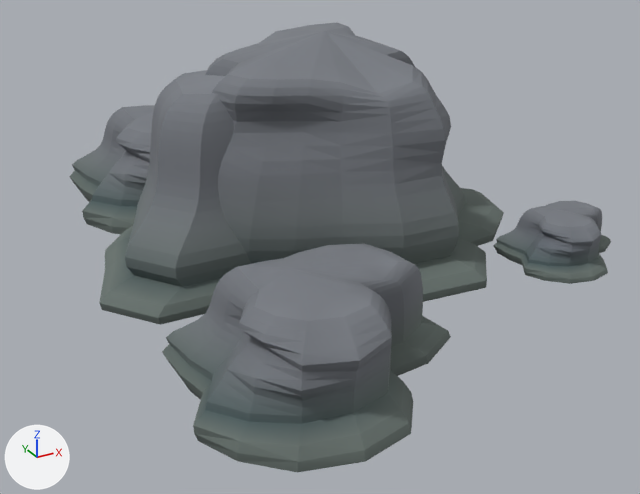
A saved change to the glTF model assets/environment/rocks/SM_SpringMaw.glb.
Before and after are seen from a 50 mm camera at (-7.83, -15.3, 6.88) aimed at (-0.14, -1.32, -0.11). Arrows for +X, +Y and +Z are at lower left; the lights stay in place. The older version comes first. Vertices at exactly the same position are counted once.

The first picture shows 'SM_Spring_MawN', 'SM_Spring_MawS', 'SM_Spring_Rim'.
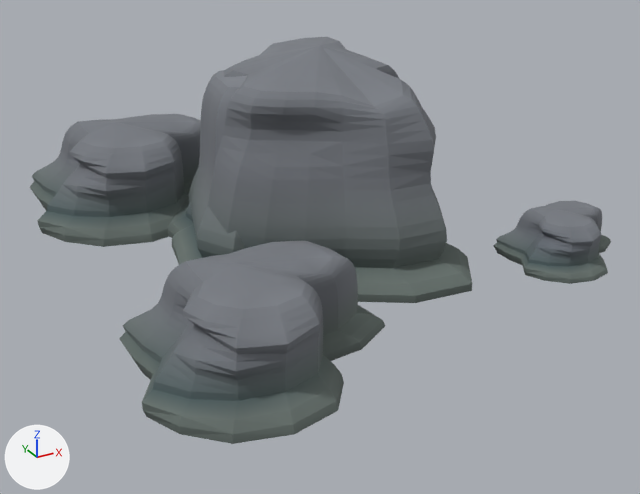
Changed parts and their boxes [x1, y1, x2, y2] in the pictures (640 x 494 px; the box of a moved part takes in the faces that stretch with it):
'SM_Spring_Rim', reshaped (7% wider, 10% shorter)
    before: [70, 105, 611, 473]
    after: [30, 114, 611, 444]
'SM_Spring_MawN', reshaped
    before: [205, 22, 487, 302]
    after: [167, 37, 472, 303]
'SM_Spring_MawS', reshaped
    before: [99, 70, 504, 325]
    after: [172, 70, 247, 265]
part 3 of me_sm_spring_rim, moved or reshaped
    before: [70, 105, 155, 234]
    after: [30, 114, 201, 247]
part 4 of me_sm_spring_rim, moved or reshaped
    before: [162, 243, 451, 473]
    after: [119, 241, 385, 444]

What the commit changed:
me_sm_spring_mawn is used by ob_sm_spring_mawn; location (0.0, 0.0, 0.0).
me_sm_spring_mawn had 574 vertices, 1144 faces and spanned x -3.46..3.59, y -3.78..4.66, z -0.45..3.78.
me_sm_spring_mawn now has 574 vertices, 1144 faces and spans x -2.92..3.03, y -3.76..4.65, z -0.45..3.51.
me_sm_spring_mawn part 1: 573 of 574 vertices moved; they spanned x -3.46..3.59, y -3.78..4.66, z -0.45..3.78 and now span x -2.92..3.03, y -3.76..4.65, z -0.45..3.51; mean shift (-0.01, 0.01, -0.11); largest move (3.59, -0.89, -0.45) -> (3.02, -0.89, -0.45).
me_sm_spring_maws is used by ob_sm_spring_maws; location (0.0, 0.0, 0.0).
me_sm_spring_maws had 574 vertices, 1144 faces and spanned x -4.52..4.89, y -3.05..3.31, z -0.45..3.36.
me_sm_spring_maws now has 574 vertices, 1144 faces and spans x -2.89..3.13, y -2.65..2.88, z -0.45..3.36.
me_sm_spring_maws part 2: the whole mesh is multiplied about the mesh origin by the matrix ((0.64, 0.0, 0.014), (0.0, 0.87, 0.012), (0.0, 0.0, 1.0)).
me_sm_spring_rim is used by ob_sm_spring_rim; location (0.0, 0.0, 0.0).
me_sm_spring_rim had 1140 vertices, 2268 faces and spanned x -4.5..5.25, y -7.16..5.94, z -0.5..1.57.
me_sm_spring_rim now has 1140 vertices, 2268 faces and spans x -4.94..5.25, y -6.21..5.57, z -0.46..1.44.
me_sm_spring_rim part 3: the loose piece of 380 vertices spanning x -3.67..1.93, y 1.29..5.94, z -0.5..1.57 is scaled about its middle by 0.92, then moved by (-1.21, -0.19, -0.04).
me_sm_spring_rim part 4: the loose piece of 380 vertices spanning x -4.5..0.32, y -7.16..-3.16, z -0.43..1.35 is scaled about its middle by 0.93, then moved by (-0.61, 0.81, -0.03).
